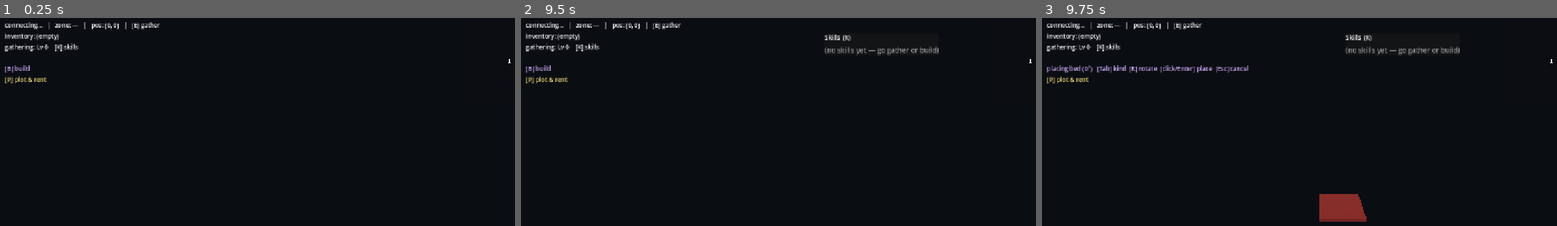
Above: before the commit, frames 1-3 (left to right).
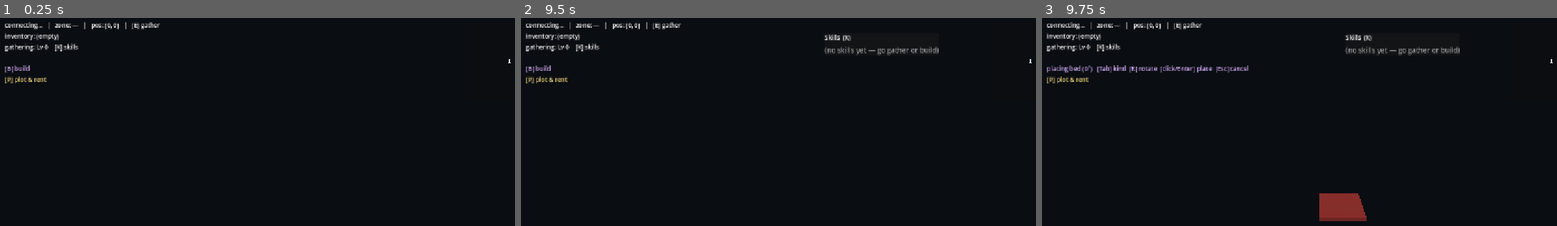
Above: after the commit, the same moments.

Repository: motagota/JESMMO
Game: Godot game, scene res://Main.tscn
Two runs of this game, one before a commit and one after it. Both use one fixed random seed, a clock stepped at 60 frames per second and the inputs below.
Inputs (mouse positions are in pixels of both pictures, inside the frame that each line leads up to):
- Up to frame 1 (0.25 s): no input
- Up to frame 2 (9.5 s): tap Enter at 0.5, 2, 3.5 s; move the mouse to (922, 155) at 0.52 s; hold D 0.53-1.25 s; hold F 0.53-1.25 s; click (922, 155) at 0.67 s; tap Space at 0.77, 1.25, 2.75, 3.77, 4.25, 6.77 s; drag from (685, 186) to (outside the picture) at 1.27 s; move the mouse to (855, 103) at 2.02 s; hold D 2.03-2.75 s; hold E 2.03-2.75 s; drag from (outside the picture) to (629, 124) at 2.77 s; move the mouse to (963, 217) at 3.52 s; hold A 3.53-4.25 s; hold Tab 3.53-4.25 s; drag from (629, 124) to (716, 92) at 4.27 s; move the mouse to (824, 171) at 5.02 s; hold S 5.03-5.75 s; hold Enter 5.03-5.75 s; click (824, 171) at 5.17 s; drag from (716, 92) to (685, 186) at 5.77 s; move the mouse to (922, 155) at 6.52 s; hold W 6.53-7.25 s; tap K at 6.6 s; drag from (685, 186) to (outside the picture) at 7.27 s; move the mouse to (855, 103) at 8.02 s; hold S 8.03-8.75 s; hold P 8.03-8.75 s; drag from (outside the picture) to (629, 124) at 8.77 s
- Up to frame 3 (9.75 s): move the mouse to (1484, 217) at 9.52 s; hold W from 9.53 s (still down); hold B from 9.53 s (still down); click (1484, 217) at 9.67 s

Frames 1-2 are identical in both runs. In frame 3, 0.1% of the frame differs, in the area x 53-64%, y 84-98%.

Commit message:
Client: give the ground gentle rolling hills instead of a dead-flat plane (#52)
Purely cosmetic -- the server has no concept of height at all, every
position is 2D (x,y). Added Protocol.terrain_height (a low-frequency
FastNoiseLite sample, deterministic, +/-4 scene units of amplitude -- broad
enough to span whole districts, not tiny bumps) and folded it into
Protocol.w2v's y offset, so every existing caller passing "height above the
ground" (players, structures, resource nodes, roads, district tiles, the
build-place ghost) automatically sits on the terrain wherever it's placed,
with zero changes needed outside Protocol.gd/World.gd.

World.gd's flat PlaneMesh ground is replaced with a 48x48 grid mesh built via
SurfaceTool, each vertex placed through the same w2v everything else uses, so
it's consistent with where things sit on it by construction.

BuildPlace's mouse-to-ground raycast assumed flat ground at Y=0; a single
plane intersection would land slightly off on sloped terrain now, so it's
refined with one extra pass against the actual terrain height at the
first-pass estimate -- accurate enough for gentle, smoothly-varying hills
without iteratively ray-marching the surface.

New tests/smoke_terrain.gd confirms: deterministic, within the stated
amplitude, additive through w2v (a "height above ground" caller's offset
still means exactly that), and the actual ground mesh Godot builds is
non-flat rather than silently staying flat. All existing smoke tests
(build-place raycast, minimap, world plots) still pass unchanged.

Co-Authored-By: Claude Fable 5 <noreply@anthropic.com>

Diff:
--- a/client_godot/net/Protocol.gd
+++ b/client_godot/net/Protocol.gd
@@ -116,10 +116,33 @@
 ## World units -> metres in the 3D scene (6400-unit world -> 640 m).
 const WORLD_SCALE := 0.1
 
-## Map a server world position `(wx, wy)` to a ground-plane point in the 3D scene.
-## The server's Y axis becomes the scene's Z axis; height (Y) is gameplay-flat.
+## Amplitude of the terrain's gentle rolling hills, in scene units (Y is
+## unscaled by `WORLD_SCALE` — see `w2v` — so this is a literal height).
+const _TERRAIN_AMPLITUDE := 4.0
+static var _terrain_noise: FastNoiseLite
+
+## Deterministic ground height at world point `(wx, wy)` — purely cosmetic
+## (the server has no concept of height at all; every position is 2D), used
+## to keep the ground mesh, and everything placed on it via `w2v`, from
+## looking dead flat. Broad, gentle rolling hills: a low noise frequency
+## relative to the 6400-unit world, so features span whole districts rather
+## than looking like tiny bumps.
+static func terrain_height(wx: float, wy: float) -> float:
+    if _terrain_noise == null:
+        _terrain_noise = FastNoiseLite.new()
+        _terrain_noise.seed = 1337
+        _terrain_noise.noise_type = FastNoiseLite.TYPE_PERLIN
+        _terrain_noise.frequency = 0.0006
+        _terrain_noise.fractal_octaves = 3
+    return _terrain_noise.get_noise_2d(wx, wy) * _TERRAIN_AMPLITUDE
+
+## Map a server world position `(wx, wy)` to a ground-plane point in the 3D
+## scene. The server's Y axis becomes the scene's Z axis; `y` is a height
+## *above* the (now not-quite-flat) terrain surface, so every existing caller
+## passing "how high above the ground" keeps working unchanged, automatically
+## following the terrain everywhere it's placed.
 static func w2v(wx: float, wy: float, y: float = 0.0) -> Vector3:
-    return Vector3(wx * WORLD_SCALE, y, wy * WORLD_SCALE)
+    return Vector3(wx * WORLD_SCALE, y + terrain_height(wx, wy), wy * WORLD_SCALE)
 
 ## Mirror of the server's XP → level curve (`persistence::level_for_xp`): level n at
 ## 100·n² xp. Kept here so the skills panel can render progress-to-next-level and the
--- /dev/null
+++ b/client_godot/tests/smoke_terrain.gd
@@ -0,0 +1,63 @@
+## Headless smoke test: Protocol.terrain_height and World's displaced ground
+## mesh. Purely cosmetic (the server has no concept of height at all), but
+## worth pinning down: deterministic, within its stated amplitude, additive
+## through w2v (so "height above ground" callers keep meaning that), and the
+## ground mesh itself is actually non-flat rather than silently staying flat.
+## Run: Godot --headless --path client_godot -s res://tests/smoke_terrain.gd
+extends SceneTree
+
+func _initialize() -> void:
+	# Deterministic: the same point always returns the same height.
+	var h1 := Protocol.terrain_height(3200.0, 3200.0)
+	var h2 := Protocol.terrain_height(3200.0, 3200.0)
+	if h1 != h2:
+		print("SMOKE_FAIL: terrain_height is not deterministic (%f vs %f)" % [h1, h2])
+		quit(1)
+		return
+
+	# Within the stated amplitude across a sweep of the world.
+	var min_h := INF
+	var max_h := -INF
+	for i in range(0, 6400, 200):
+		var h := Protocol.terrain_height(float(i), float(i) * 0.7)
+		min_h = minf(min_h, h)
+		max_h = maxf(max_h, h)
+	print("terrain_height range sampled: [%f, %f]" % [min_h, max_h])
+	if min_h < -4.01 or max_h > 4.01:
+		print("SMOKE_FAIL: terrain_height exceeded its +/-4.0 amplitude")
+		quit(1)
+		return
+	if max_h - min_h < 0.5:
+		print("SMOKE_FAIL: terrain barely varies at all across the sweep (%f range) -- looks flat" % (max_h - min_h))
+		quit(1)
+		return
+
+	# w2v's `y` parameter stays additive: raising it by a fixed amount raises
+	# the scene position by exactly that amount, regardless of terrain height.
+	var base: Vector3 = Protocol.w2v(4000.0, 1500.0, 0.0)
+	var raised: Vector3 = Protocol.w2v(4000.0, 1500.0, 10.0)
+	if absf((raised.y - base.y) - 10.0) > 0.001:
+		print("SMOKE_FAIL: w2v's y offset isn't staying additive over terrain height")
+		quit(1)
+		return
+
+	# The actual ground mesh World builds is non-flat.
+	var world = load("res://world/World.gd").new()
+	root.add_child(world)
+	world.apply_partition({"world": 6400, "zones": []})
+	var mesh: Mesh = world._ground.mesh
+	var arrays := mesh.surface_get_arrays(0)
+	var verts: PackedVector3Array = arrays[Mesh.ARRAY_VERTEX]
+	var mesh_min := INF
+	var mesh_max := -INF
+	for v in verts:
+		mesh_min = minf(mesh_min, v.y)
+		mesh_max = maxf(mesh_max, v.y)
+	print("ground mesh Y range: [%f, %f] across %d vertices" % [mesh_min, mesh_max, verts.size()])
+	if mesh_max - mesh_min < 0.5:
+		print("SMOKE_FAIL: the ground mesh is effectively flat")
+		quit(1)
+		return
+
+	print("SMOKE_OK: terrain is deterministic, in-range, additive through w2v, and the ground mesh is non-flat")
+	quit(0)
--- a/client_godot/ui/BuildPlace.gd
+++ b/client_godot/ui/BuildPlace.gd
@@ -112,10 +112,15 @@
 		mode_changed.emit(active, current_kind(), _rot)
 
 ## Raycast from the camera through `screen_pos` (the current mouse position by
-## default — overridable for tests) onto the ground plane (world Y = 0,
-## matching `Protocol.w2v`'s ground height), returning the hit in world units.
-## Falls back to the last good hit if the camera looks dead level or the
-## ground is behind it (no sane intersection that frame).
+## default — overridable for tests) onto the ground, returning the hit in
+## world units. Falls back to the last good hit if the camera looks dead
+## level or the ground is behind it (no sane intersection that frame).
+##
+## The ground isn't flat (`Protocol.terrain_height`), so a single plane
+## intersection would land slightly off on sloped ground — refined with one
+## extra pass against the actual terrain height at the first-pass estimate,
+## which is accurate enough for gentle, smoothly-varying hills without
+## iteratively ray-marching the surface.
 func _raycast_ground(screen_pos: Variant = null) -> Vector2:
 	if camera == null:
 		return _last_ground
@@ -128,7 +133,14 @@
 	if t <= 0.0:
 		return _last_ground
 	var hit := origin + dir * t
-	_last_ground = Vector2(hit.x / Protocol.WORLD_SCALE, hit.z / Protocol.WORLD_SCALE)
+	var approx := Vector2(hit.x / Protocol.WORLD_SCALE, hit.z / Protocol.WORLD_SCALE)
+
+	var ground_y := Protocol.terrain_height(approx.x, approx.y)
+	var t2 := (ground_y - origin.y) / dir.y
+	if t2 <= 0.0:
+		return _last_ground
+	var hit2 := origin + dir * t2
+	_last_ground = Vector2(hit2.x / Protocol.WORLD_SCALE, hit2.z / Protocol.WORLD_SCALE)
 	return _last_ground
 
 func _snapped_pos() -> Vector2:
--- a/client_godot/world/World.gd
+++ b/client_godot/world/World.gd
@@ -11,6 +11,7 @@
 const _GROUND_Y := 0.0
 const _TILE_Y := 0.02   # district tiles sit just above the ground to avoid z-fighting
 const _ROAD_Y := 0.05
+const _GROUND_RESOLUTION := 48  # grid cells per axis across the whole world
 
 var world_size := 6400.0
 
@@ -70,15 +71,42 @@
             return z
     return {}
 
+## A grid mesh (not a flat `PlaneMesh`) so the ground actually shows
+## `Protocol.terrain_height`'s gentle rolling hills instead of looking dead
+## flat — every vertex is placed via the same `w2v` everything else already
+## goes through, so it's automatically consistent with where props/entities
+## sit on it.
 func _build_ground() -> void:
+    var st := SurfaceTool.new()
+    st.begin(Mesh.PRIMITIVE_TRIANGLES)
+    var step := world_size / float(_GROUND_RESOLUTION)
+    for gy in range(_GROUND_RESOLUTION):
+        for gx in range(_GROUND_RESOLUTION):
+            var wx0 := gx * step
+            var wy0 := gy * step
+            var wx1 := wx0 + step
+            var wy1 := wy0 + step
+            var p00 := Protocol.w2v(wx0, wy0, _GROUND_Y)
+            var p10 := Protocol.w2v(wx1, wy0, _GROUND_Y)
+            var p01 := Protocol.w2v(wx0, wy1, _GROUND_Y)
+            var p11 := Protocol.w2v(wx1, wy1, _GROUND_Y)
+            # Two triangles per grid cell.
+            st.add_vertex(p00)
+            st.add_vertex(p11)
+            st.add_vertex(p10)
+            st.add_vertex(p00)
+            st.add_vertex(p01)
+            st.add_vertex(p11)
+    st.index() # share vertices between adjacent triangles for smooth normals
+    st.generate_normals()
+
     _ground = MeshInstance3D.new()
-    var plane := PlaneMesh.new()
-    plane.size = Vector2(world_size, world_size) * Protocol.WORLD_SCALE
-    _ground.mesh = plane
-    # PlaneMesh is centred on its origin; shift so world (0,0) is a corner.
-    _ground.position = Protocol.w2v(world_size * 0.5, world_size * 0.5, _GROUND_Y)
+    _ground.mesh = st.commit()
     var mat := StandardMaterial3D.new()
     mat.albedo_color = Color(0.10, 0.14, 0.10)
+    # Winding direction of a heightmap grid is easy to get backwards; disable
+    # culling so the ground reads correctly from above either way.
+    mat.cull_mode = BaseMaterial3D.CULL_DISABLED
     _ground.material_override = mat
     add_child(_ground)
 
Not shown, added: client_godot/tests/smoke_terrain.gd.uid
